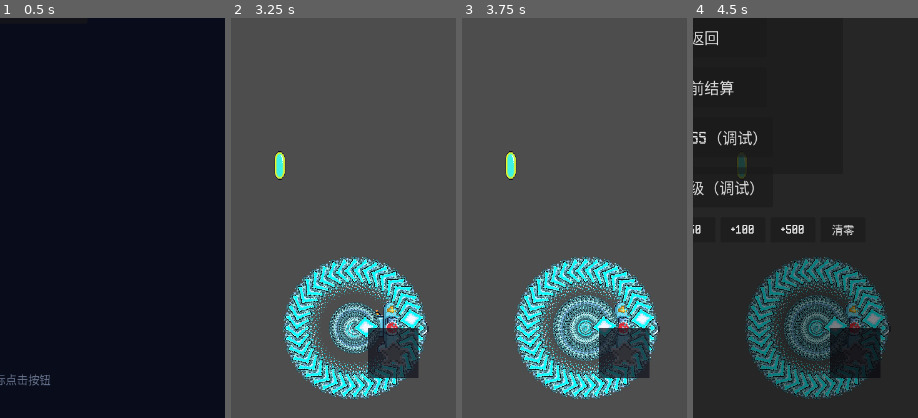
Above: before the commit, frames 1-4 (left to right).
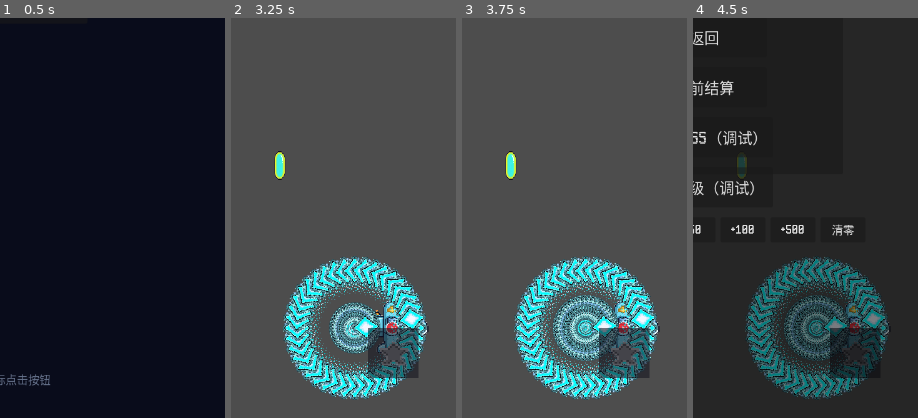
Above: after the commit, the same moments.

Repository: qingzhixing/plane-war
Game: Godot game, scene res://scenes/MainMenu.tscn
The game is run twice, just before and just after one commit, with the same random seed, the same clock (stepped at 60 frames per second) and the same inputs. Sound files missing from this copy of the repository are replaced by a short silence.
Inputs (mouse positions are % of the whole screen's width and height, from its top left):
- Up to frame 1 (0.5 s): no input
- Up to frame 2 (3.25 s): click "开始游戏" at 0.5 s; click "暂停" at 1.25 s; click "继续" at 2 s; tap Enter at 2.75 s; move the mouse to (72, 45) at 2.77 s; hold D from 2.78 s (still down); tap P at 2.85 s; click (72, 45) at 2.92 s; tap Space at 3.02 s
- Up to frame 3 (3.75 s): release D at 3.5 s; drag from (30, 55) to (86, 89) at 3.52 s
- Up to frame 4 (4.5 s): click "设置" at 4.25 s
The pictures show only the part of the screen within x 50-100%, y 50-100%; the shares and areas given below are measured in that part.

Frame 1 is identical in both runs. In frame 2, 1.3% of the frame differs, in the area x 60-84%, y 77-90%; in frame 3, 1.3%; in frame 4, less than 0.1%.

Commit message:
🎨 UI: 调整 SpellStarButton z_index 与脚本 UID 绑定
Made-with: Cursor

Diff:
--- a/scenes/ui/SpellStarButton.tscn
+++ b/scenes/ui/SpellStarButton.tscn
@@ -19,10 +19,10 @@
 grow_horizontal = 2
 grow_vertical = 2
 mouse_filter = 2
-color = Color(0.08, 0.08, 0.12, 0.75)
-z_index = 0
+color = Color(0.078431375, 0.078431375, 0.12156863, 0.5764706)
 
 [node name="StarIcon" type="TextureRect" parent="." unique_id=987654321]
+z_index = 1
 layout_mode = 1
 anchors_preset = 8
 anchor_left = 0.5
@@ -38,4 +38,3 @@
 mouse_filter = 2
 texture = ExtResource("2_jg7eg")
 stretch_mode = 3
-z_index = 1
Not shown: 1 places in scenes/ui/SpellStarButton.tscn that only renumber resources
Not shown, changed: scripts/ui/spell_star_button.gd.uid
